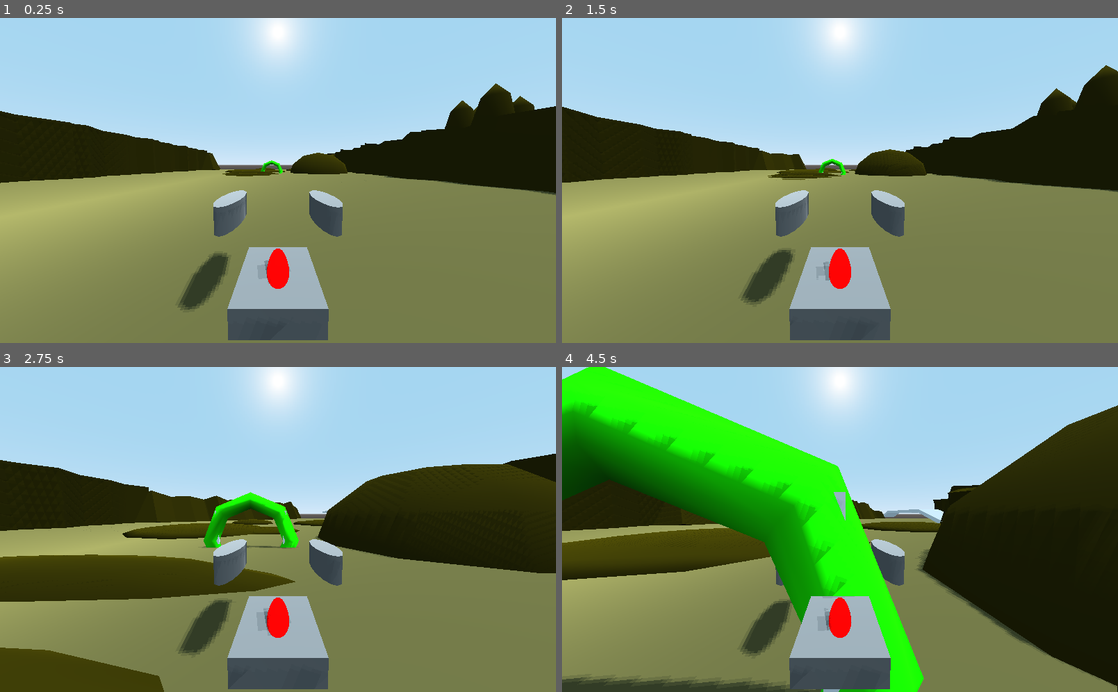
Above: before the commit, frames 1-4 (two rows, left to right).
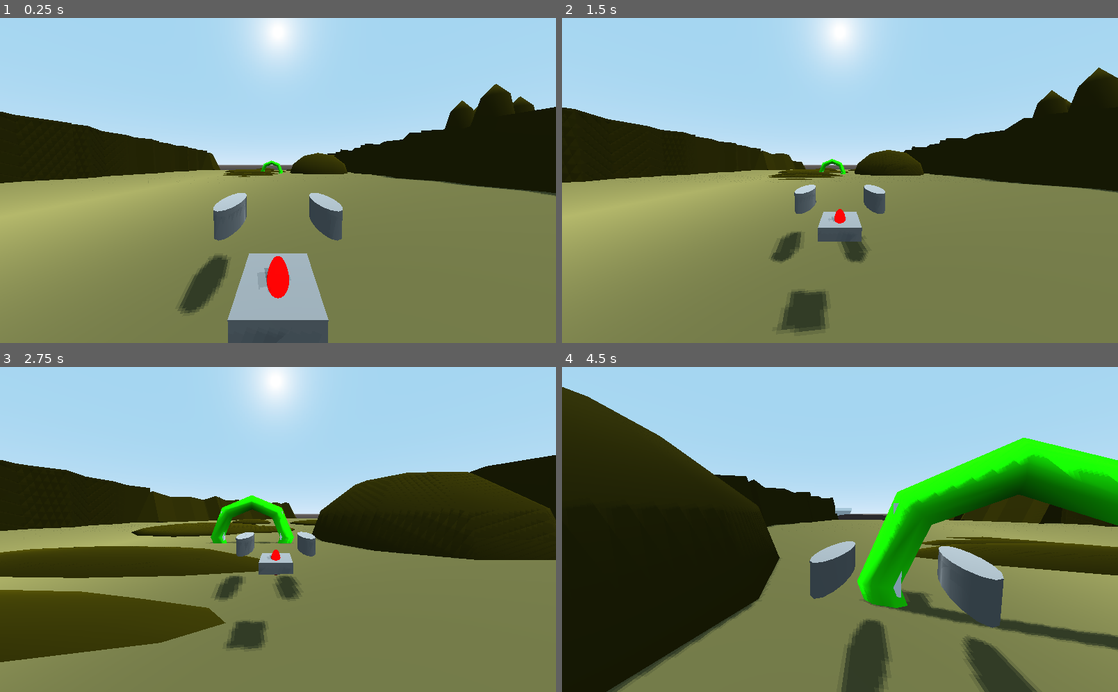
Above: after the commit, the same moments.

Repository: gamkedo-la/aero-junkers
Game: Godot game, scene res://Scenes/Main.tscn
Same seed, same stepped clock (60 frames per second), same inputs: the game is played once before the commit and once after it.
Inputs (mouse positions are in pixels of both pictures, inside the frame that each line leads up to):
- Up to frame 1 (0.25 s): no input
- Up to frame 2 (1.5 s): move the mouse to (867, 180) at 0.52 s; hold W (accelerate) from 0.53 s (still down); tap V (cam_toggle, bound only after the commit) at 0.6 s; tap C (chase_cam, bound only after the commit) at 0.8, 1.35 s; move the mouse to (812, 180) at 1.27 s
- Up to frame 3 (2.75 s): keep holding W (accelerate); tap V (cam_toggle, bound only after the commit) at 1.55 s; move the mouse to (289, 523) at 2.02 s; press the mouse at (289, 523) at 2.03 s; tap C (chase_cam, bound only after the commit) at 2.3 s
- Up to frame 4 (4.5 s): keep holding W (accelerate); move the mouse to (834, 536) at 2.77 s; release the mouse at (834, 536) at 2.78 s; tap V (cam_toggle, bound only after the commit) at 2.85, 4.35 s; move the mouse to (878, 532) at 3.52 s; tap C (chase_cam, bound only after the commit) at 3.6 s; move the mouse to (795, 526) at 4.27 s

The runs differ from the first frame. In frame 1, 2.2% of the frame differs, in the area x 0-100%, y 20-100%; in frame 2, 8.2%; in frame 3, 23%; in frame 4, 67%, in the area x 0-100%, y 0-100%.

Commit message:
feat (chaseCam) 5 chase camera positions added with individual lerp speeds. `v` to toggle up through them, `c` to reset to primary "chase" camera

Diff:
--- a/Scenes/AeroJunker.tscn
+++ b/Scenes/AeroJunker.tscn
@@ -1,30 +1,31 @@
-[gd_scene load_steps=11 format=2]
+[gd_scene load_steps=12 format=2]
 
 [ext_resource path="res://Scripts/aerojunker.gd" type="Script" id=1]
 [ext_resource path="res://Scenes/RayCast_L_Engine.gd" type="Script" id=2]
+[ext_resource path="res://Scripts/chaseCam.gd" type="Script" id=3]
 
-[sub_resource type="SpatialMaterial" id=3]
+[sub_resource type="SpatialMaterial" id=1]
 albedo_color = Color( 0.392157, 0.392157, 0.392157, 1 )
 
-[sub_resource type="CylinderMesh" id=4]
-material = SubResource( 3 )
+[sub_resource type="CylinderMesh" id=2]
+material = SubResource( 1 )
 radial_segments = 16
 
-[sub_resource type="ConvexPolygonShape" id=5]
+[sub_resource type="ConvexPolygonShape" id=3]
 points = PoolVector3Array( 0, 1, 1, 0.382683, 1, 0.92388, 0.707107, 1, 0.707107, 0.92388, 1, 0.382683, 1, 1, 6.12303e-1 …(3083 unchanged characters)…
 
-[sub_resource type="SpatialMaterial" id=6]
+[sub_resource type="SpatialMaterial" id=4]
 albedo_color = Color( 0.392157, 0.392157, 0.392157, 1 )
 
-[sub_resource type="CubeMesh" id=7]
-material = SubResource( 6 )
+[sub_resource type="CubeMesh" id=5]
+material = SubResource( 4 )
 
-[sub_resource type="ConvexPolygonShape" id=8]
+[sub_resource type="ConvexPolygonShape" id=6]
 points = PoolVector3Array( -1, 1, 1, 1, 1, -1, 1, 1, 1, -1, 1, -1, -1, -1, 1, 1, -1, -1, 1, -1, 1, -1, -1, -1, 1, 1, 1, -1, 1, -1, 1, 1, -1, -1, 1, 1, 1, -1, 1, -1, -1, -1, 1, -1, -1, -1, -1, 1, 1, 1, 1, -1, -1, 1, -1, 1, 1, 1, -1, 1, 1, 1, -1, -1, -1, -1, -1, 1, -1, 1, -1, -1 )
 
-[sub_resource type="SphereMesh" id=1]
+[sub_resource type="SphereMesh" id=7]
 
-[sub_resource type="SpatialMaterial" id=2]
+[sub_resource type="SpatialMaterial" id=8]
 albedo_color = Color( 1, 0, 0, 1 )
 
 [node name="AeroJunker" type="KinematicBody"]
@@ -36,45 +37,63 @@
 cast_to = Vector3( 0, -20, 0 )
 script = ExtResource( 2 )
 
-[node name="Camera" type="Camera" parent="."]
+[node name="ChaseCam" type="Camera" parent="."]
 transform = Transform( 1, 0, 0, 0, 0.996195, 0.087156, 0, -0.087156, 0.996195, -1.39877e-06, 1.9001, 7.75882 )
 fov = 85.0
 far = 200.0
+script = ExtResource( 3 )
 
 [node name="MeshInstance_L_Engine" type="MeshInstance" parent="."]
 transform = Transform( 0.5, 0, 0, 0, 0.5, 0, 0, 0, 2, -2, 0, -3.49692e-07 )
-mesh = SubResource( 4 )
+mesh = SubResource( 2 )
 material/0 = null
 
 [node name="CollisionShape_L_Engine" type="CollisionShape" parent="."]
 transform = Transform( 0.5, 0, 0, 0, 0.5, 0, 0, 0, 2, -2, 0, -3.49692e-07 )
-shape = SubResource( 5 )
+shape = SubResource( 3 )
 
 [node name="MeshInstance_R_Engine" type="MeshInstance" parent="."]
 transform = Transform( 0.5, 0, 0, 0, 0.5, 0, 0, 0, 2, 2, 0, 3.49692e-07 )
-mesh = SubResource( 4 )
+mesh = SubResource( 2 )
 material/0 = null
 
 [node name="CollisionShape_R_Engine" type="CollisionShape" parent="."]
 transform = Transform( 0.5, 0, 0, 0, 0.5, 0, 0, 0, 2, 2, 0, 3.49692e-07 )
-shape = SubResource( 5 )
+shape = SubResource( 3 )
 
 [node name="MeshInstance_Cockpit" type="MeshInstance" parent="."]
 transform = Transform( 0.6, 0, -3.49692e-08, 0, 0.2, 0, -3.49692e-08, 0, 0.8, -8.7423e-07, 0, 5 )
-mesh = SubResource( 7 )
+mesh = SubResource( 5 )
 material/0 = null
 
 [node name="CollisionShape_Cockpit" type="CollisionShape" parent="."]
 transform = Transform( 0.6, 0, -3.49692e-08, 0, 0.2, 0, -3.49692e-08, 0, 0.8, -8.7423e-07, 0, 5 )
-shape = SubResource( 8 )
+shape = SubResource( 6 )
 
 [node name="Engine_Pos" type="MeshInstance" parent="."]
 transform = Transform( 0.3, -8.7423e-08, 2.18556e-08, 5.24538e-08, 0.5, 3.93402e-07, -1.31134e-08, -3.93402e-07, 0.5, 0, 0, 0 )
 visible = false
-mesh = SubResource( 1 )
-material/0 = SubResource( 2 )
+mesh = SubResource( 7 )
+material/0 = SubResource( 8 )
 
 [node name="Cockpit_Pos" type="MeshInstance" parent="."]
 transform = Transform( 0.2, -8.7423e-08, 2.18556e-08, 3.49692e-08, 0.5, 3.93402e-07, -8.74228e-09, -3.93402e-07, 0.5, 2.18556e-07, 3.93402e-06, 5 )
-mesh = SubResource( 1 )
-material/0 = SubResource( 2 )
+mesh = SubResource( 7 )
+material/0 = SubResource( 8 )
+
+[node name="CameraPositions" type="Spatial" parent="."]
+
+[node name="01_RearChase" type="Position3D" parent="CameraPositions"]
+transform = Transform( 1, 0, 0, 0, 0.996195, 0.0871557, 0, -0.0871557, 0.996195, 0, 1.9, 7.759 )
+
+[node name="02_FrontToRear" type="Position3D" parent="CameraPositions"]
+transform = Transform( -1, 7.6194e-09, -8.70901e-08, 0, 0.996195, 0.0871557, 8.74228e-08, 0.0871557, -0.996195, 0, 1.9, -7.759 )
+
+[node name="03_Cockpit" type="Position3D" parent="CameraPositions"]
+transform = Transform( 1, 0, 0, 0, 1, 0, 0, 0, 1, 0, 0.25, 0 )
+
+[node name="04_LookLeft" type="Position3D" parent="CameraPositions"]
+transform = Transform( 0.258819, 0, 0.965926, 0, 1, 0, -0.965926, 0, 0.258819, 5, 1, 0 )
+
+[node name="05_LookRight" type="Position3D" parent="CameraPositions"]
+transform = Transform( 0.258819, 0, -0.965926, 0, 1, 0, 0.965926, 0, 0.258819, -5, 1, 0 )
--- a/Scenes/Main.tscn
+++ b/Scenes/Main.tscn
@@ -31,9 +31,6 @@
 collision_layer = 2
 collision_mask = 4
 
-[node name="Camera" parent="AeroJunker" index="1"]
-far = 200.0
-
 [node name="Checkpoint1" parent="." instance=ExtResource( 4 )]
 transform = Transform( 0.999999, -4.33715e-10, -4.36557e-10, 4.33303e-10, 0.999999, -4.36557e-10, 4.36557e-10, 4.36557e-10, 0.999999, -4.05255, -1.03203, -106.998 )
 
--- a/Scripts/aerojunker.gd
+++ b/Scripts/aerojunker.gd
@@ -1,4 +1,7 @@
+class_name AeroJunker
 extends KinematicBody
+
+signal switch_cam
 
 var max_speed = 4000 #units/second
 var altitude_adjust_speed = 5 #units/second
@@ -8,6 +11,14 @@
 var velocity = Vector3.ZERO
 var target_altitude = Vector3.UP * 3
 
+# Follow Cam Variables
+onready var followcam_pos: Position3D = $CamTargRear
+onready var followcam: Camera = $ChaseCam
+onready var campos_node: Spatial = $CameraPositions
+var camera_positions = []
+var cam_lerps = [11.5, 15.0, 20.0, 20.0, 20.0]
+var cur_camera_idx:int = 0
+
 var base_length = 5 #used as a "wheel base" length
 var max_turning_angle = 15
 var current_turning_angle = 0
@@ -15,6 +26,15 @@
 func _ready():
 	if not CheckpointSingleton.is_connected("checkpoint_reached", self, "_player_reached_checkpoint"):
 		assert(CheckpointSingleton.connect("checkpoint_reached", self, "_player_reached_checkpoint") == OK)
+	_init_follow_cam()
+
+
+func _init_follow_cam() -> void:
+	camera_positions = campos_node.get_children()
+	# Initialize Chase Camera
+	assert(followcam.initialize(self) == true)
+	emit_signal("switch_cam", camera_positions[cur_camera_idx], cam_lerps[cur_camera_idx])
+
 
 func _physics_process(delta):
 
@@ -49,6 +69,13 @@
 #	if Input.is_action_just_released("turn_right"):
 #		turn_direction = 0
 
+	# Camera Input
+	if Input.is_action_just_pressed("cam_toggle"):
+		_toggle_camera_up()
+	if Input.is_action_just_pressed("chase_cam"):
+		cur_camera_idx = 0
+		emit_signal("switch_cam", camera_positions[cur_camera_idx], cam_lerps[cur_camera_idx])
+
 func calculate_turning(delta):
 	var engine_position: Vector3 = Vector3.ZERO
 	var cockpit_position: Vector3 = $MeshInstance_Cockpit.transform.origin
@@ -79,5 +106,12 @@
 	var target_position_y = ($RayCast_L_Engine.get_collision_point() + target_altitude).y
 	transform.origin.y = transform.origin.y + (target_position_y - transform.origin.y) * delta * altitude_adjust_speed
 
+func _toggle_camera_up() -> void:
+	if cur_camera_idx < camera_positions.size() - 1:
+		cur_camera_idx += 1
+	else:
+		cur_camera_idx = 0
+	emit_signal("switch_cam", camera_positions[cur_camera_idx], cam_lerps[cur_camera_idx])
+
 func _player_reached_checkpoint():
 	print("Player Reached Checkpoint")
--- /dev/null
+++ b/Scripts/chaseCam.gd
@@ -0,0 +1,29 @@
+extends Camera
+
+var targJunker: AeroJunker = null
+var camTarget: Position3D = null
+export (float) var lerp_speed = 7.5
+
+
+func _ready() -> void:
+	self.set_as_toplevel(true)
+
+func _physics_process(delta) -> void:
+	if !camTarget:
+		return
+
+	global_transform = global_transform.interpolate_with(camTarget.global_transform, lerp_speed * delta)
+
+
+func initialize(_junker: AeroJunker) -> bool:
+	if _junker:
+		targJunker = _junker
+		if not targJunker.is_connected("switch_cam", self, "_on_camera_change"):
+			assert(targJunker.connect("switch_cam", self, "_on_camera_change") == OK )
+		return true
+
+	return false
+
+func _on_camera_change(_targ: Position3D, _lerp_speed: float) -> void:
+	camTarget = _targ
+	lerp_speed = _lerp_speed
--- a/project.godot
+++ b/project.godot
@@ -7,6 +7,16 @@
 ;   param=value ; assign values to parameters
 
 config_version=4
+
+_global_script_classes=[ {
+"base": "KinematicBody",
+"class": "AeroJunker",
+"language": "GDScript",
+"path": "res://Scripts/aerojunker.gd"
+} ]
+_global_script_class_icons={
+"AeroJunker": ""
+}
 
 [application]
 
@@ -55,6 +65,16 @@
 "events": [ Object(InputEventKey,"resource_local_to_scene":false,"resource_name":"","device":0,"alt":false,"shift":false,"control":false,"meta":false,"command":false,"pressed":false,"scancode":16777234,"unicode":0,"echo":false,"script":null)
  ]
 }
+cam_toggle={
+"deadzone": 0.5,
+"events": [ Object(InputEventKey,"resource_local_to_scene":false,"resource_name":"","device":0,"alt":false,"shift":false,"control":false,"meta":false,"command":false,"pressed":false,"scancode":86,"unicode":0,"echo":false,"script":null)
+ ]
+}
+chase_cam={
+"deadzone": 0.5,
+"events": [ Object(InputEventKey,"resource_local_to_scene":false,"resource_name":"","device":0,"alt":false,"shift":false,"control":false,"meta":false,"command":false,"pressed":false,"scancode":67,"unicode":0,"echo":false,"script":null)
+ ]
+}
 
 [layer_names]
 
